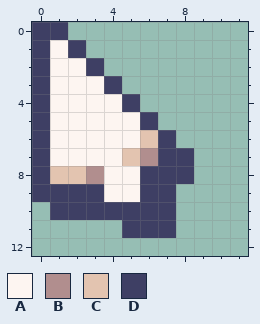
Pixel-art sprite: Assets/_Project2D/UI/Game_Cursor.png. That is the earlier state.
The file is 32x32 pixels, drawn in blocks of 2x2; one block is one cell here. Shown: x 0..11, y 0..12.
Palette (. is transparent): A #fdf5f1  B #b18e8e  C #e3c4b0  D #3e3f64
Pixels before, first column x 0:
 0 DD.......
 1 DAD......
 2 DAAD.....
 3 DAAAD....
 4 DAAAAD...
 5 DAAAAAD..
 6 DAAAAACD.
 7 DAAAACBDD
 8 DCCBAADDD
 9 DDDDAADD.
10 .DDDDDDD.
11 .....DDD.
The same view after the edit:
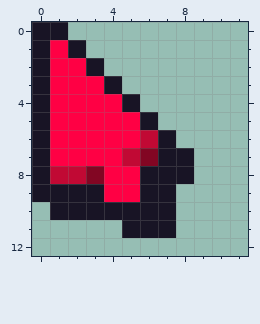
The exact change:
{"colour":"A","old":"#fdf5f1","new":"#ff0044"}
{"colour":"B","old":"#b18e8e","new":"#820623"}
{"colour":"C","old":"#e3c4b0","new":"#c10934"}
{"colour":"D","old":"#3e3f64","new":"#181425"}
